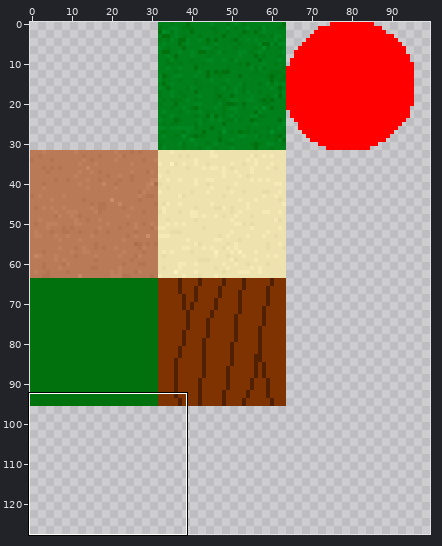
One commit to this sprite sheet: Game/data/textures/tileset.png. The picture above shows the old version from afar; the outline marks the close-up.
Close-up. Before the commit:
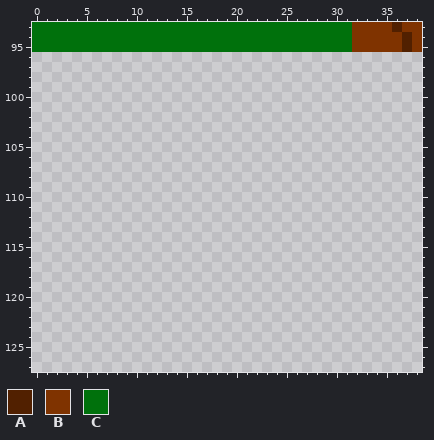
The file is 128x128 pixels. Colours within 5 levels of each other are drawn and written as one. Shown: x 0..38, y 93..127. The wide view leaves out empty margins.
Palette (. is transparent): A #512000  B #7f3300  C #00710c
Pixels before, first column x 0:
93 CCCCCCCCCCCCCCCCCCCCCCCCCCCCCCCCBBBBABB
94 CCCCCCCCCCCCCCCCCCCCCCCCCCCCCCCCBBBBBAB
95 CCCCCCCCCCCCCCCCCCCCCCCCCCCCCCCCBBBBBAB
After:
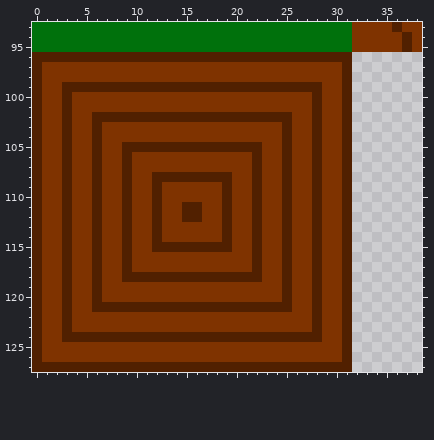
Diff:
y 96: x 0..31 ................................ -> AAAAAAAAAAAAAAAAAAAAAAAAAAAAAAAA
y 97..98: x 0..31 ................................ -> ABBBBBBBBBBBBBBBBBBBBBBBBBBBBBBA
y 99: x 0..31 ................................ -> ABBAAAAAAAAAAAAAAAAAAAAAAAAAABBA
y 100..101: x 0..31 ................................ -> ABBABBBBBBBBBBBBBBBBBBBBBBBBABBA
y 102: x 0..31 ................................ -> ABBABBAAAAAAAAAAAAAAAAAAAABBABBA
y 103..104: x 0..31 ................................ -> ABBABBABBBBBBBBBBBBBBBBBBABBABBA
y 105: x 0..31 ................................ -> ABBABBABBAAAAAAAAAAAAAABBABBABBA
y 106..107: x 0..31 ................................ -> ABBABBABBABBBBBBBBBBBBABBABBABBA
y 108: x 0..31 ................................ -> ABBABBABBABBAAAAAAAABBABBABBABBA
y 109..110: x 0..31 ................................ -> ABBABBABBABBABBBBBBABBABBABBABBA
y 111..112: x 0..31 ................................ -> ABBABBABBABBABBAABBABBABBABBABBA
y 113..114: x 0..31 ................................ -> ABBABBABBABBABBBBBBABBABBABBABBA
y 115: x 0..31 ................................ -> ABBABBABBABBAAAAAAAABBABBABBABBA
y 116..117: x 0..31 ................................ -> ABBABBABBABBBBBBBBBBBBABBABBABBA
y 118: x 0..31 ................................ -> ABBABBABBAAAAAAAAAAAAAABBABBABBA
y 119..120: x 0..31 ................................ -> ABBABBABBBBBBBBBBBBBBBBBBABBABBA
y 121: x 0..31 ................................ -> ABBABBAAAAAAAAAAAAAAAAAAAABBABBA
y 122..123: x 0..31 ................................ -> ABBABBBBBBBBBBBBBBBBBBBBBBBBABBA
y 124: x 0..31 ................................ -> ABBAAAAAAAAAAAAAAAAAAAAAAAAAABBA
y 125..126: x 0..31 ................................ -> ABBBBBBBBBBBBBBBBBBBBBBBBBBBBBBA
y 127: x 0..31 ................................ -> AAAAAAAAAAAAAAAAAAAAAAAAAAAAAAAA
